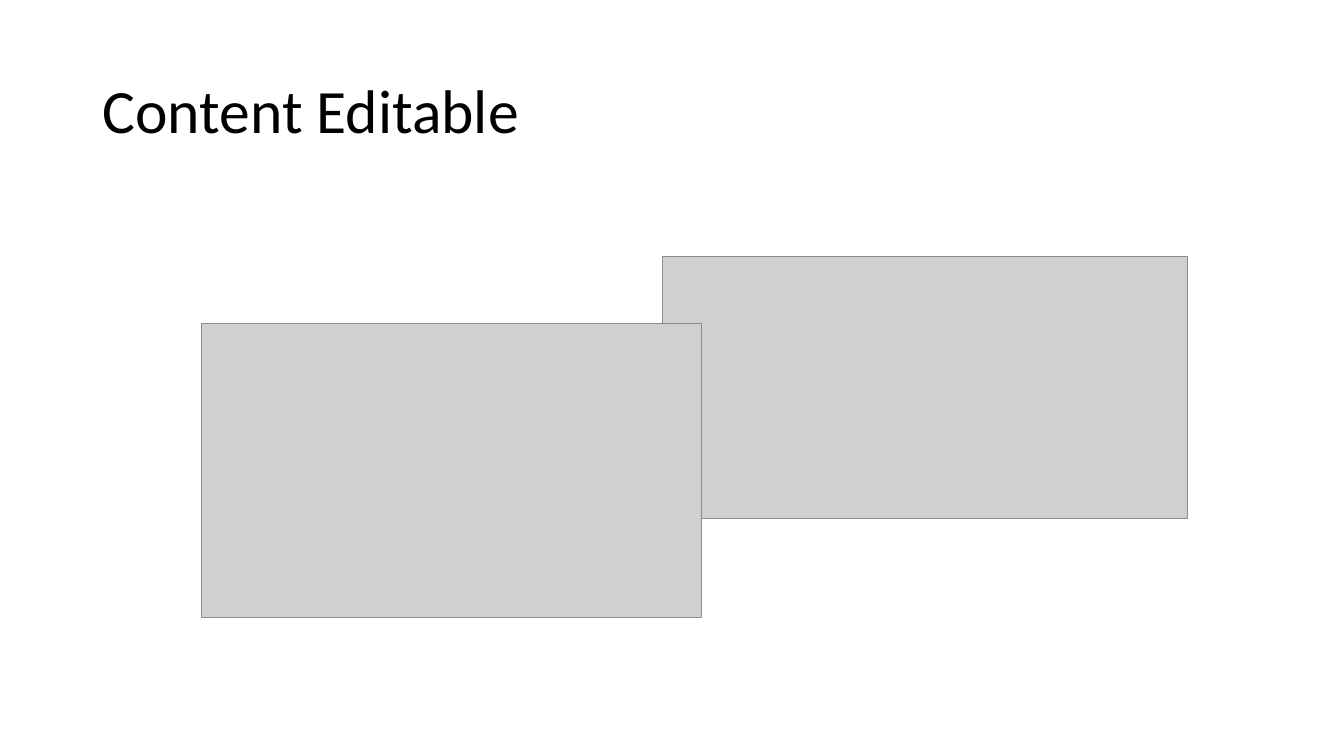
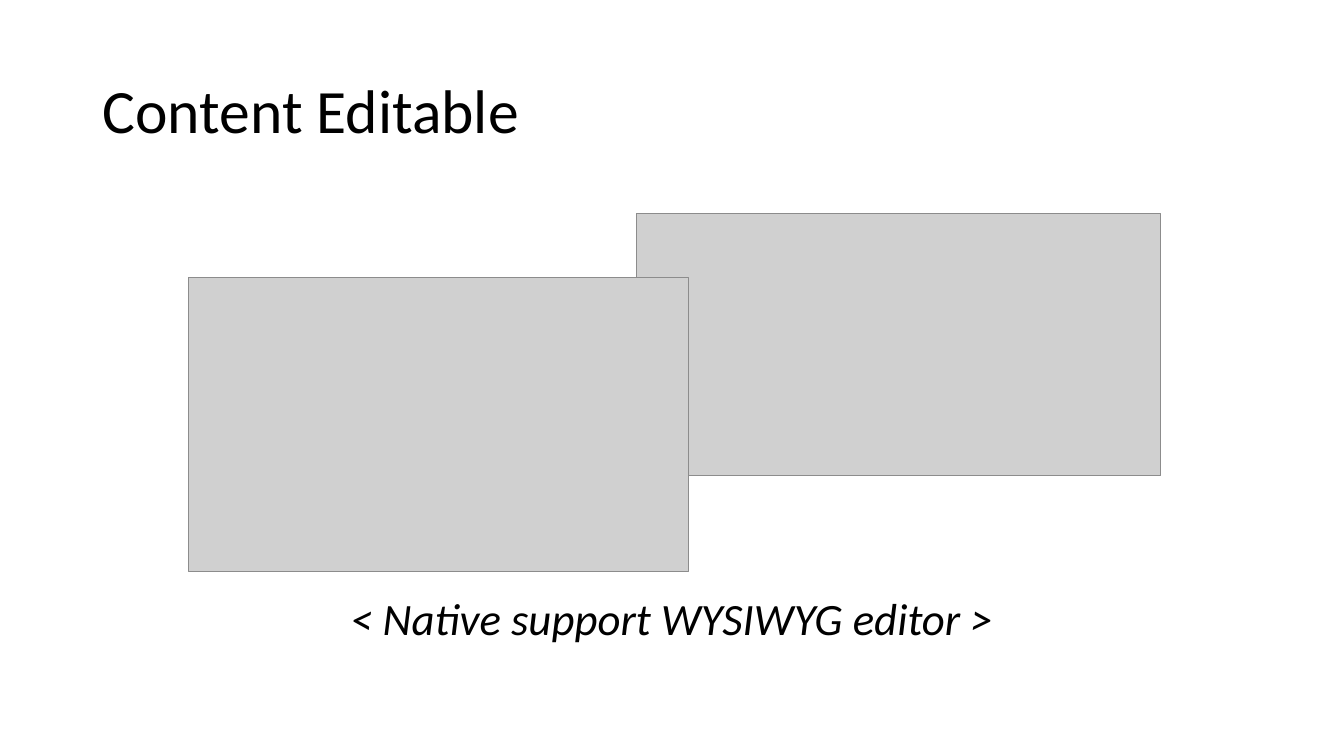
Before and after one commit to maowmaow/html-lab, a slide deck: slide 47 of HTML5.pptx (slide 38 before the commit). Drawn at 1344x756 pixels with LibreOffice and Linux fonts; fonts in the diff are those of the drawing; grey boxes stand for pictures. Boxes give left, top, right and bottom in pixels: in the first picture for what was removed or moved away, otherwise in the second. Text is boxed around its words. In the diff, an @@ line names an element or a change of style, - is before the commit and + after.

```diff
--- a/HTML5.pptx
+++ b/HTML5.pptx
@@ picture: place and size @@
-picture at [662, 256, 1188, 518]
+picture at [636, 214, 1162, 476]
@@ picture: place and size @@
-picture at [202, 324, 702, 618]
+picture at [189, 277, 689, 572]
@@ text added at [383, 604, 960, 643], 32 pt, text #000000, italic @@
+< Native support WYSIWYG editor >
```
Also in this commit, not shown: 7 other slides changed, 9 slides added, 2 slides removed, 20 other files.
